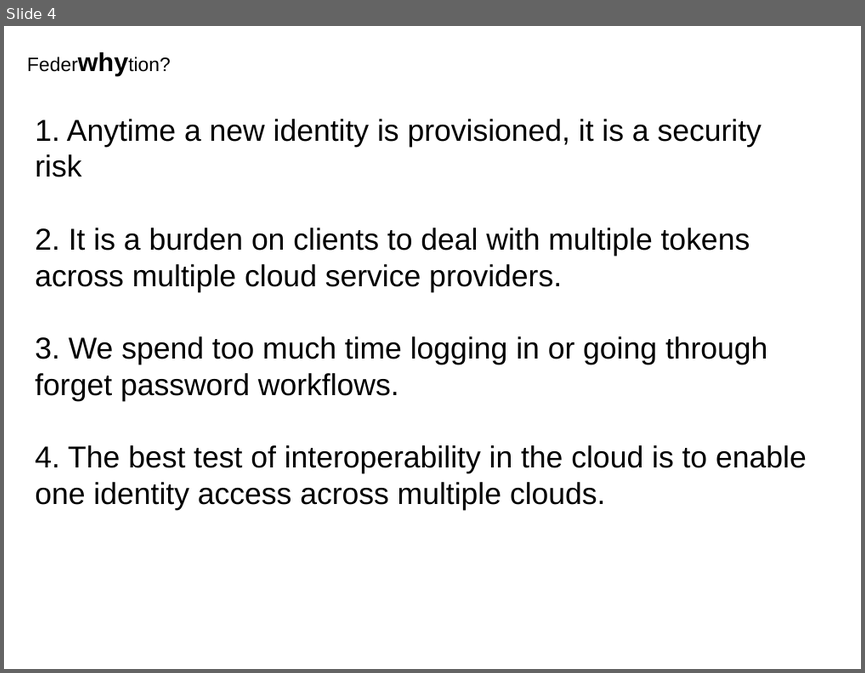
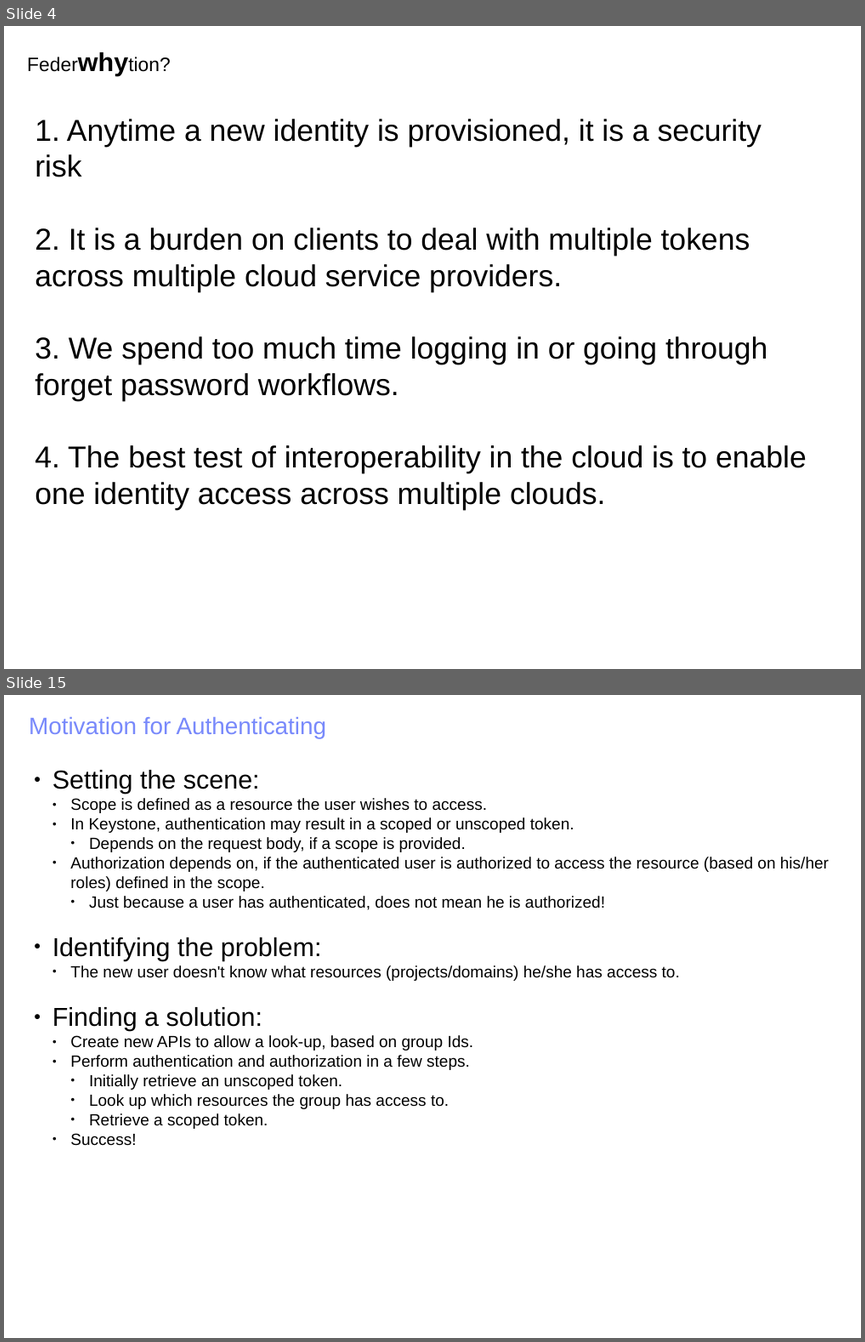
Before and after one commit to joesavak/OpenStackFederation, a slide deck: os-federation.odp. Shown one above the other, each under a label of ours: slide 4 before the commit, slides 4 and 15 after it; the slides between them are not shown. The pictures are 865x673 and 865x1342 pixels, drawn with LibreOffice and Linux fonts; fonts in the diff are those of the drawing. Boxes give left, top, right and bottom in pixels: in the first picture for what was removed or moved away, otherwise in the second. Text is boxed around its words. In the diff, an @@ line names an element or a change of style, - is before the commit and + after.

```diff
--- a/os-federation.odp
+++ b/os-federation.odp
@@ slide 15 added at bbox=[4, 695, 861, 1338], background #FFFFFF @@
@@ text added at bbox=[29, 717, 327, 738], 22 pt, text #7889FB @@
+Motivation for Authenticating
@@ text added at bbox=[52, 770, 828, 1145], 15 pt, text #000000 @@
+● Setting the scene:
+  ● Scope is defined as a resource the user wishes to access.
+  ● In Keystone, authentication may result in a scoped or unscoped token.
+    ● Depends on the request body, if a scope is provided.
+  ● Authorization depends on, if the authenticated user is authorized to access the resource (based on his/her roles) defined in the scope.
+    ● Just because a user has authenticated, does not mean he is authorized!
+● Identifying the problem:
+  ● The new user doesn't know what resources (projects/domains) he/she has access to.
+● Finding a solution:
+  ● Create new APIs to allow a look-up, based on group Ids.
+  ● Perform authentication and authorization in a few steps.
+    ● Initially retrieve an unscoped token.
+    ● Look up which resources the group has access to.
+    ● Retrieve a scoped token.
+  ● Success!
```
Also in this commit, not shown: 2 slides changed, 11 other slides added, 1 slide removed.
